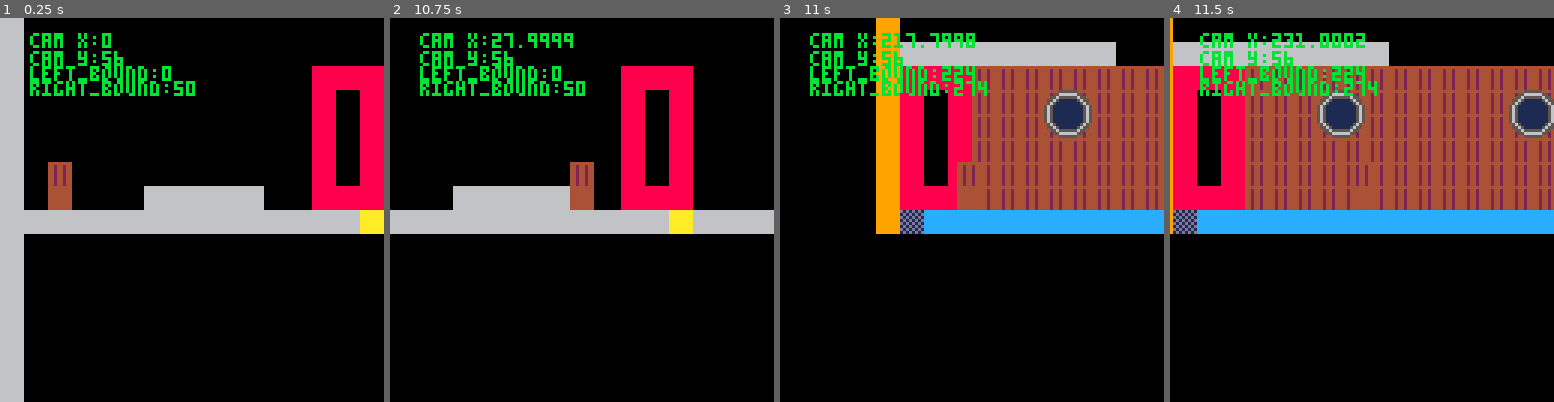
Above: before the commit, frames 1-4 (left to right).
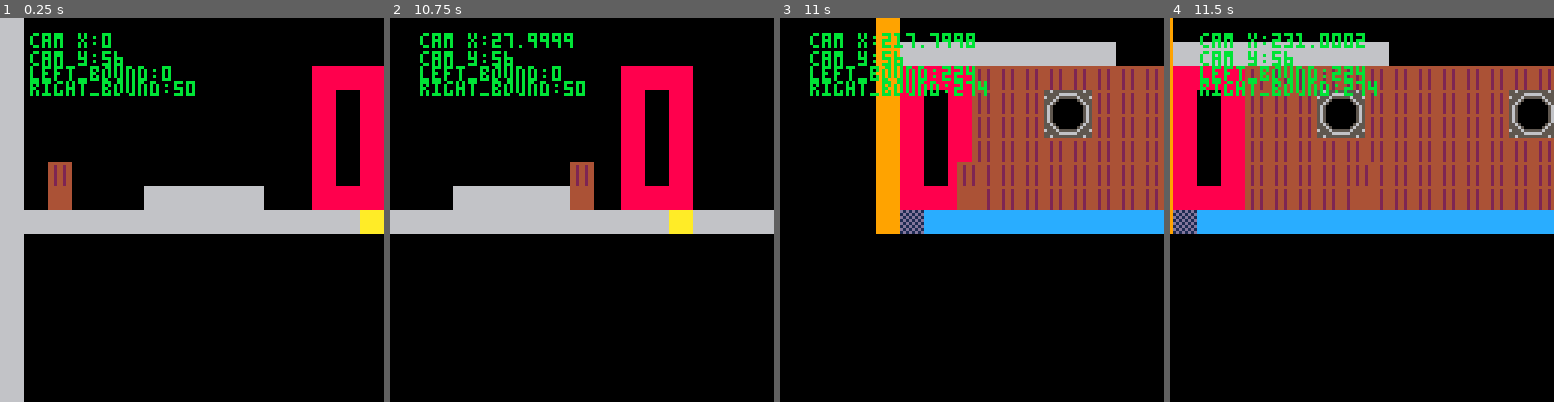
Above: after the commit, the same moments.

Repository: DiegoArmando/gbgj-08-22
Game: PICO-8 cartridge gbgj_8_22.p8
Two runs of this game, one before a commit and one after it. Both use one fixed random seed, a clock stepped at 60 frames per second and the inputs below.
Inputs:
- Up to frame 1 (0.25 s): no input
- Up to frame 2 (10.75 s): tap O (Z key) at 0.33, 1.07, 2.22, 3.72, 5.22, 6.72, 8.22, 9.72 s; tap Down at 0.7 s; tap X (X key) at 1.43, 2.07, 2.82, 3.57, 4.32, 5.07, 5.82, 6.57, 7.32, 8.07, 8.82, 9.57, 10.32 s; hold Up 1.97-2.63 s; hold Right 2.68-3.02 s; hold Down 3.07-3.73 s; hold Left 3.78-4.12 s; hold Up 4.17-4.5 s; hold Left 4.55-5.05 s; hold Right 5.1-5.93 s; hold Up 5.98-6.65 s; hold Right 6.7-7.03 s; hold Down 7.08-7.75 s; hold Left 7.8-8.13 s; hold Up 8.18-8.52 s; hold Left 8.57-9.07 s; hold Right 9.12-9.95 s; hold Up 10-10.67 s; hold Right from 10.72 s (still down)
- Up to frame 3 (11 s): keep holding Right
- Up to frame 4 (11.5 s): release Right at 11.05 s; tap X (X key) at 11.07 s; hold Down from 11.1 s (still down); tap O (Z key) at 11.22 s

Frames 1-2 are identical in both runs. In frame 3, 0.8% of the frame differs, in the area x 68-82%, y 18-32%; in frame 4, 1.6%, in the area x 38-100%, y 18-32%.

Commit message:
Better Windows

Diff:
--- a/gbgj_8_22.p8
+++ b/gbgj_8_22.p8
@@ -187,22 +187,22 @@
 00000000000000000000000000000000000000000000000000000000000000000000000000000000000000000000000000000000000000000000000000000000
 00000000000000000000000000000000000000000000000000000000000000000000000000000000000000000000000000000000000000000000000000000000
 00000000000000000000000000000000000000000000000000000000000000000000000000000000000000000000000000000000000000000000000000000000
-444444444444455555544444000000000000000066666666777777778888888899999999aaaaaaaabbbbbbbbd1d1d1d1ddddddddeeeeeeeeffffffff00000000
-442442444425566666655244000000000000000066666666777777778888888899999999aaaaaaaabbbbbbbb1d1d1d1dddddddddeeeeeeeeffffffff00000000
-442442444455655555565544000000000000000066666666777777778888888899999999aaaaaaaabbbbbbbbd1d1d1d1ddddddddeeeeeeeeffffffff00000000
-442442444556511111156554000007777770000066666666777777778888888899999999aaaaaaaabbbbbbbb1d1d1d1dddddddddeeeeeeeeffffffff00000000
-442442444565111111115654000077777777000066666666777777778888888899999999aaaaaaaabbbbbbbbd1d1d1d1ddddddddeeeeeeeeffffffff00000000
-442442445651111111111565000775777757700066666666777777778888888899999999aaaaaaaabbbbbbbb1d1d1d1dddddddddeeeeeeeeffffffff00000000
-442442445651111111111565000775577557700066666666777777778888888899999999aaaaaaaabbbbbbbbd1d1d1d1ddddddddeeeeeeeeffffffff00000000
-442442445651111111111565000777777777700066666666777777778888888899999999aaaaaaaabbbbbbbb1d1d1d1dddddddddeeeeeeeeffffffff00000000
-444444445651111111111565000777757777700066666666777777778888888899999999aaaaaaaabbbbbbbbccccccccddddddddeeeeeeeeffffffff00000000
-444444445651111111111565000077777777000066666666777777778888888899999999aaaaaaaabbbbbbbbccccccccddddddddeeeeeeeeffffffff00000000
-444444445651111111111565000007777770000066666666777777778888888899999999aaaaaaaabbbbbbbbccccccccddddddddeeeeeeeeffffffff00000000
-444444444565111111115654000007575750000066666666777777778888888899999999aaaaaaaabbbbbbbbccccccccddddddddeeeeeeeeffffffff00000000
-444444444556511111156554000007575750000066666666777777778888888899999999aaaaaaaabbbbbbbbccccccccddddddddeeeeeeeeffffffff00000000
-444444444455655555565544000000000000000066666666777777778888888899999999aaaaaaaabbbbbbbbccccccccddddddddeeeeeeeeffffffff00000000
-444444444425566666655244000000000000000066666666777777778888888899999999aaaaaaaabbbbbbbbccccccccddddddddeeeeeeeeffffffff00000000
-444444444424455555544244000000000000000066666666777777778888888899999999aaaaaaaabbbbbbbbccccccccddddddddeeeeeeeeffffffff00000000
+444444445565555555555655000000000000000066666666777777778888888899999999aaaaaaaabbbbbbbbd1d1d1d1ddddddddeeeeeeeeffffffff00000000
+442442445555566666655555000000000000000066666666777777778888888899999999aaaaaaaabbbbbbbb1d1d1d1dddddddddeeeeeeeeffffffff00000000
+442442446555655555565556000000000000000066666666777777778888888899999999aaaaaaaabbbbbbbbd1d1d1d1ddddddddeeeeeeeeffffffff00000000
+442442445556500000056555000007777770000066666666777777778888888899999999aaaaaaaabbbbbbbb1d1d1d1dddddddddeeeeeeeeffffffff00000000
+442442445565000000005655000077777777000066666666777777778888888899999999aaaaaaaabbbbbbbbd1d1d1d1ddddddddeeeeeeeeffffffff00000000
+442442445650000000000565000775777757700066666666777777778888888899999999aaaaaaaabbbbbbbb1d1d1d1dddddddddeeeeeeeeffffffff00000000
+442442445650000000000565000775577557700066666666777777778888888899999999aaaaaaaabbbbbbbbd1d1d1d1ddddddddeeeeeeeeffffffff00000000
+442442445650000000000565000777777777700066666666777777778888888899999999aaaaaaaabbbbbbbb1d1d1d1dddddddddeeeeeeeeffffffff00000000
+444444445650000000000565000777757777700066666666777777778888888899999999aaaaaaaabbbbbbbbccccccccddddddddeeeeeeeeffffffff00000000
+444444445650000000000565000077777777000066666666777777778888888899999999aaaaaaaabbbbbbbbccccccccddddddddeeeeeeeeffffffff00000000
+444444445650000000000565000007777770000066666666777777778888888899999999aaaaaaaabbbbbbbbccccccccddddddddeeeeeeeeffffffff00000000
+444444445565000000005655000007575750000066666666777777778888888899999999aaaaaaaabbbbbbbbccccccccddddddddeeeeeeeeffffffff00000000
+444444445556500000056555000007575750000066666666777777778888888899999999aaaaaaaabbbbbbbbccccccccddddddddeeeeeeeeffffffff00000000
+444444446555655555565556000000000000000066666666777777778888888899999999aaaaaaaabbbbbbbbccccccccddddddddeeeeeeeeffffffff00000000
+444444445555566666655555000000000000000066666666777777778888888899999999aaaaaaaabbbbbbbbccccccccddddddddeeeeeeeeffffffff00000000
+444444445565555555555655000000000000000066666666777777778888888899999999aaaaaaaabbbbbbbbccccccccddddddddeeeeeeeeffffffff00000000
 444444441111111122222222333333335555555566666666777777778888888899999999aaaaaaaabbbbbbbbccccccccddddddddeeeeeeeeffffffff00000000
 444444441111111122222222333333335555555566666666777777778888888899999999aaaaaaaabbbbbbbbccccccccddddddddeeeeeeeeffffffff00000000
 444444441111111122222222333333335555555566666666777777778888888899999999aaaaaaaabbbbbbbbccccccccddddddddeeeeeeeeffffffff00000000
